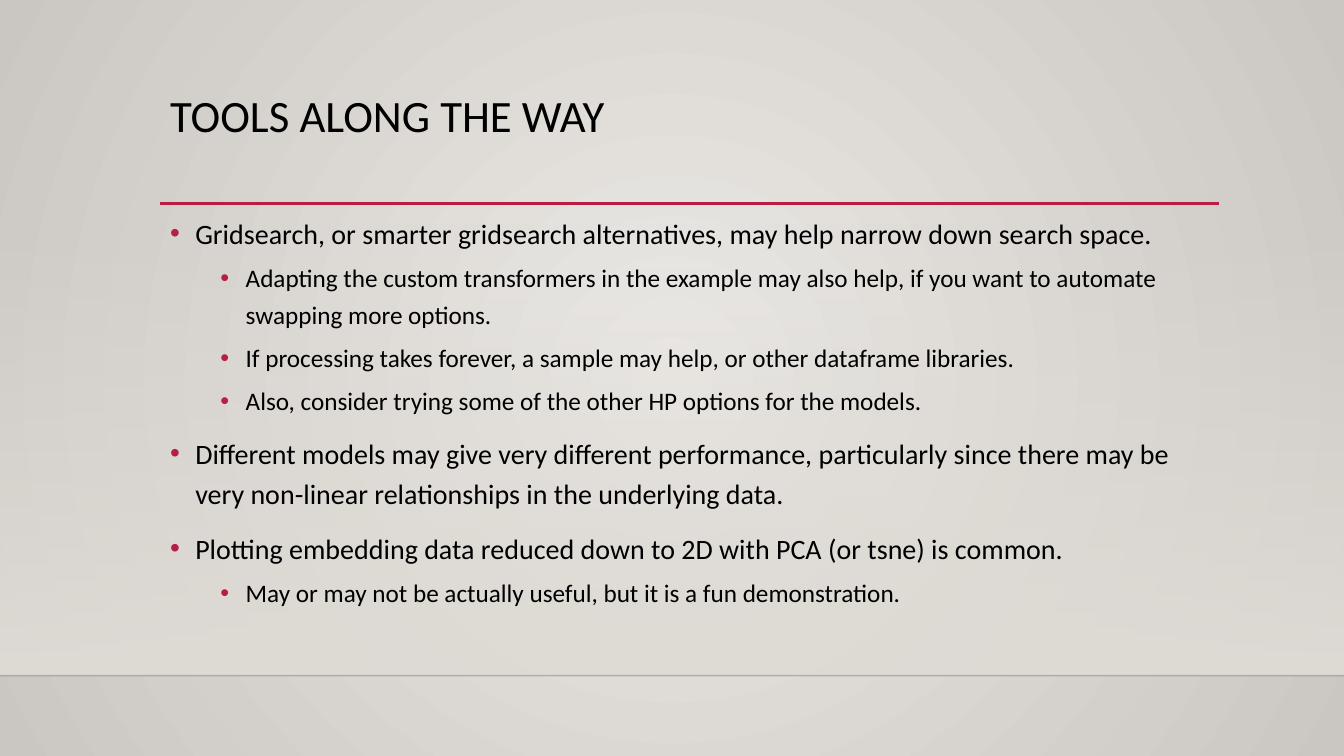
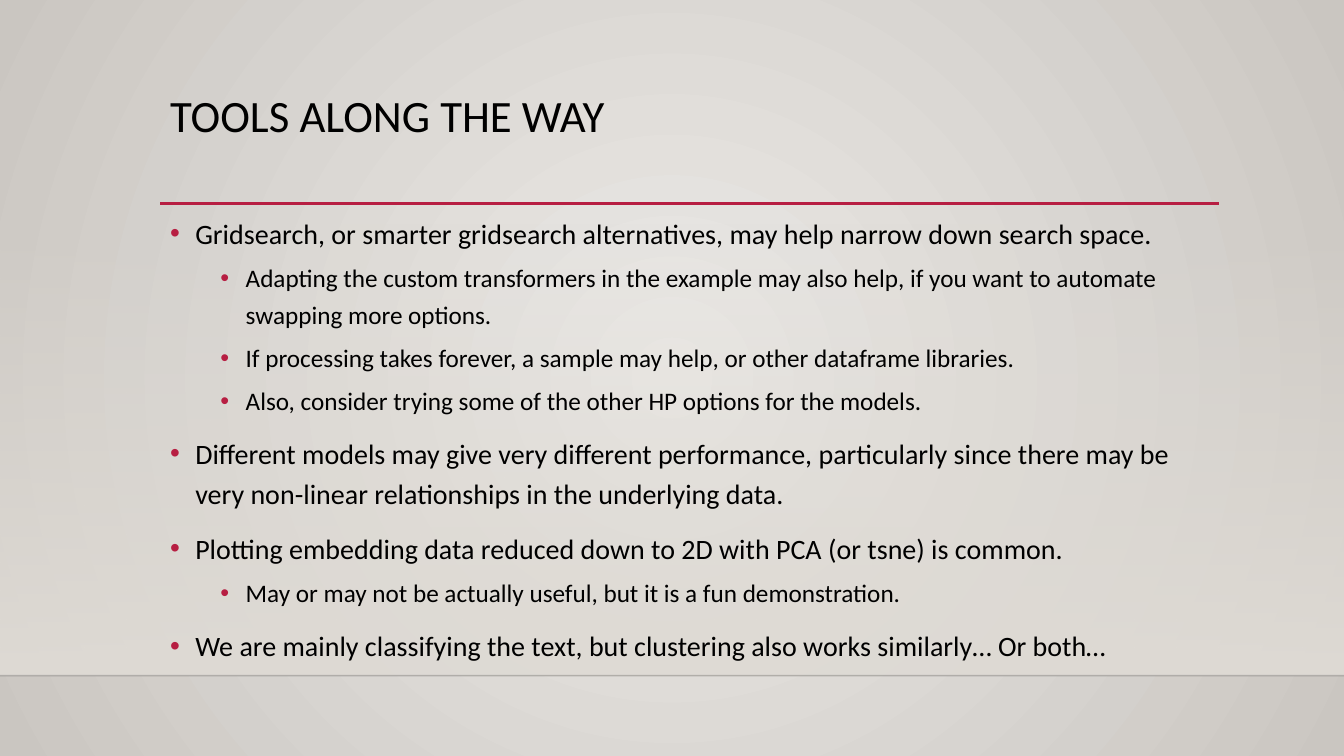
Before and after one commit to calvint13/Intro_to_Machine_Learning_Student_Workbooks, a slide deck: slide 14 of reference_content/Slides/spatial.pptx (slide 10 before the commit). Drawn at 1344x756 pixels with LibreOffice and Linux fonts; fonts in the diff are those of the drawing; background and template pictures are left out. Boxes give left, top, right and bottom in pixels: in the first picture for what was removed or moved away, otherwise in the second. Text is boxed around its words. In the diff, an @@ line names an element or a change of style, - is before the commit and + after.

```diff
--- a/reference_content/Slides/spatial.pptx
+++ b/reference_content/Slides/spatial.pptx
@@ text at bbox=[195, 636, 1106, 661]: paragraph added @@
+• We are mainly classifying the text, but clustering also works similarly… Or both…
```
Also in this commit, not shown: 5 slides added, 1 slide removed, 3 other files.
